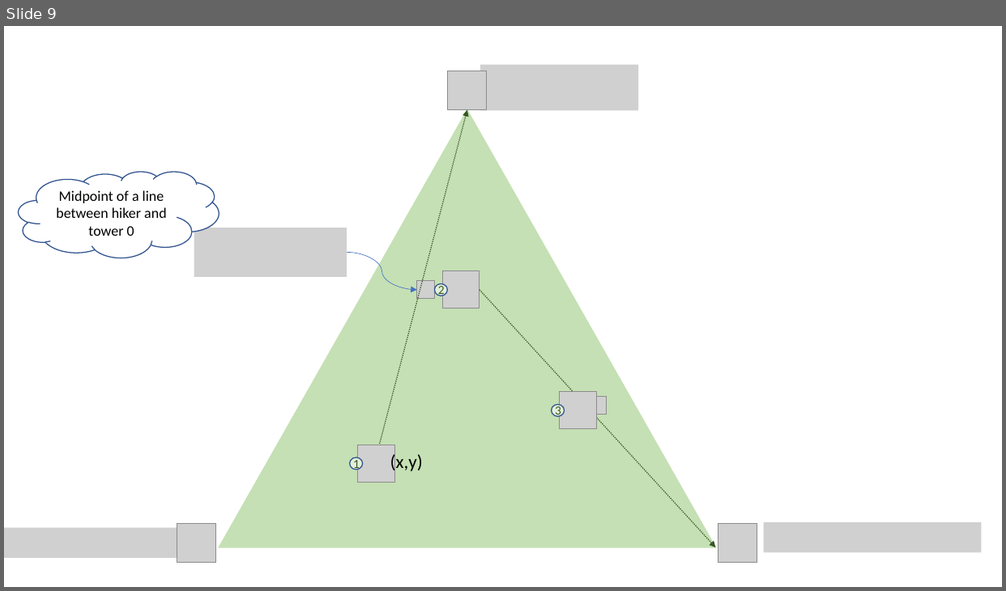
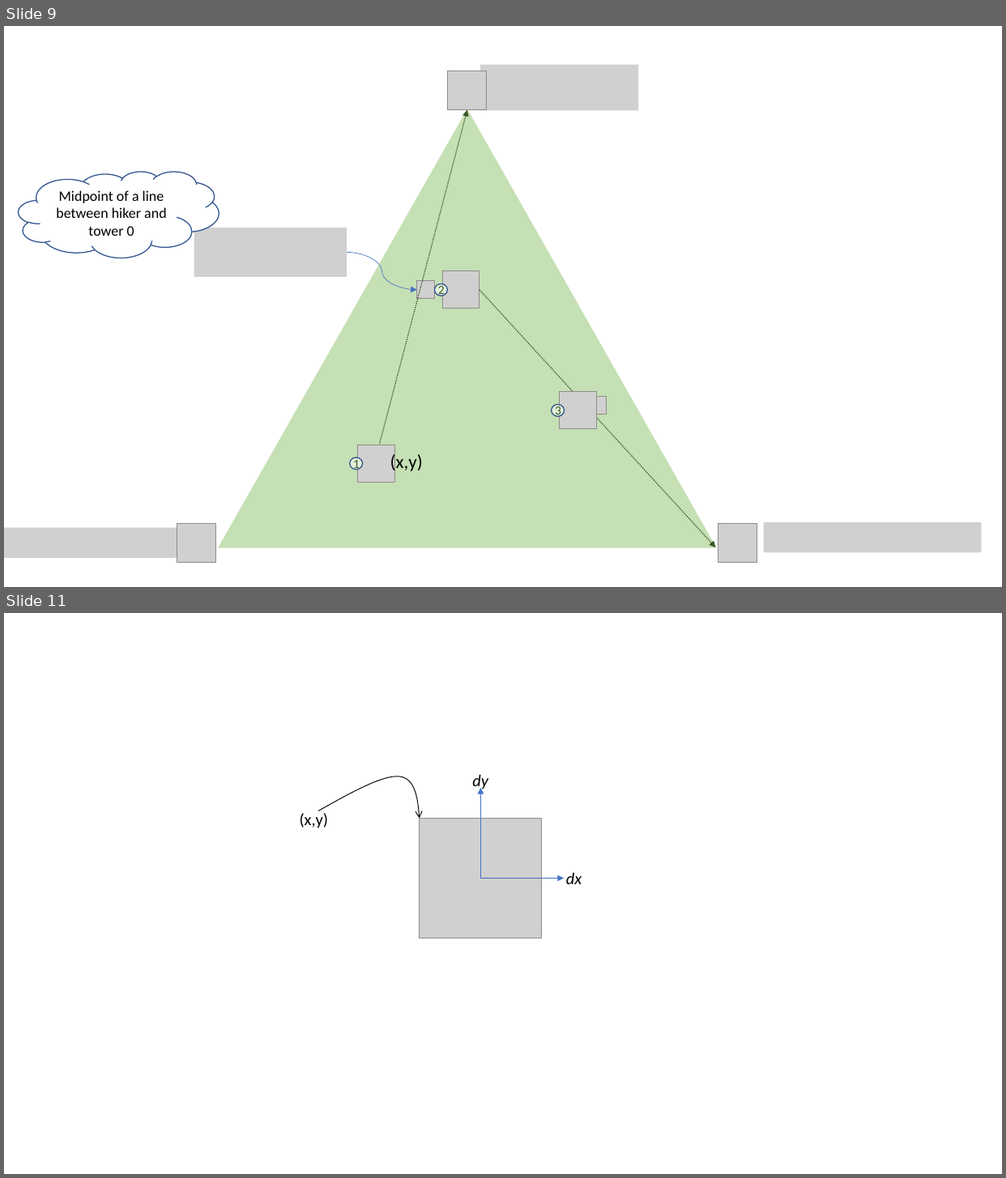
Before and after one commit to edharcourt/CS140, a slide deck: images/pygame_rect_window.pptx. Shown one above the other, each under a label of ours: slide 9 before the commit, slides 9 and 11 after it; the slides between them are not shown. The pictures are 1006x591 and 1006x1178 pixels, drawn with LibreOffice and Linux fonts; fonts in the diff are those of the drawing; grey boxes stand for pictures. Boxes give left, top, right and bottom in pixels: in the first picture for what was removed or moved away, otherwise in the second. Text is boxed around its words. In the diff, an @@ line names an element or a change of style, - is before the commit and + after.

```diff
--- a/images/pygame_rect_window.pptx
+++ b/images/pygame_rect_window.pptx
@@ slide 11 added at [4,613,1002,1174], background #FFFFFF at 93% opacity @@
@@ group added at [300,774,582,938]: 3 texts, 2 arrows, 1 picture, 1 freeform shape @@
+(x,y)
+dx
+dy
```
Also in this commit, not shown: 1 other slide added, 4 other files.
